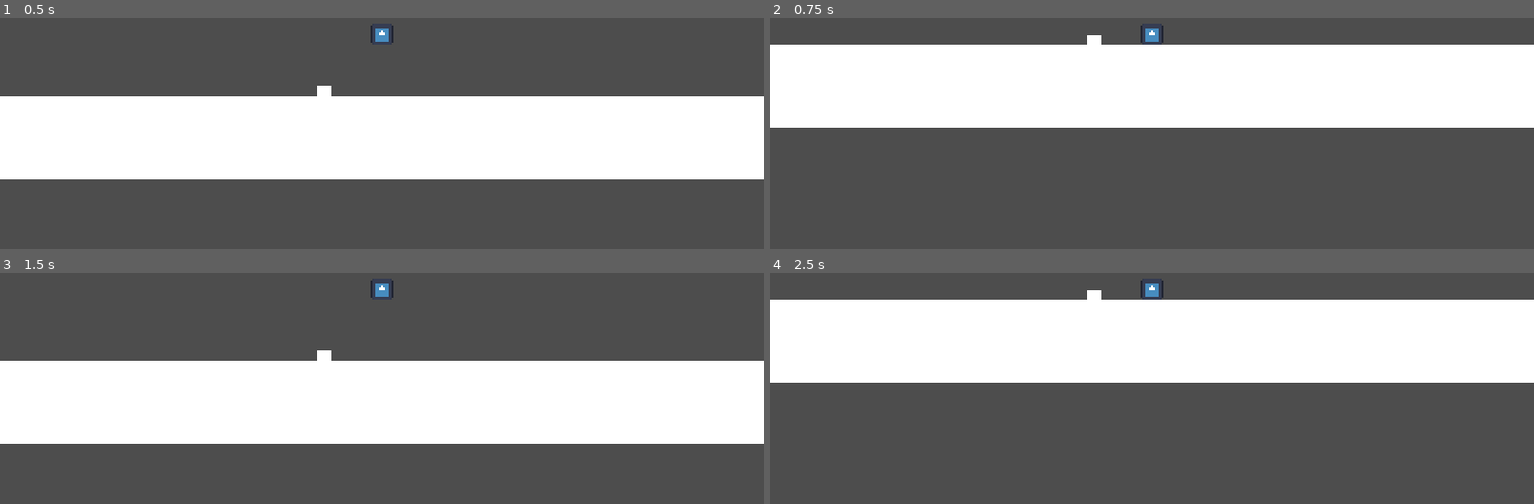
Above: before the commit, frames 1-4 (two rows, left to right).
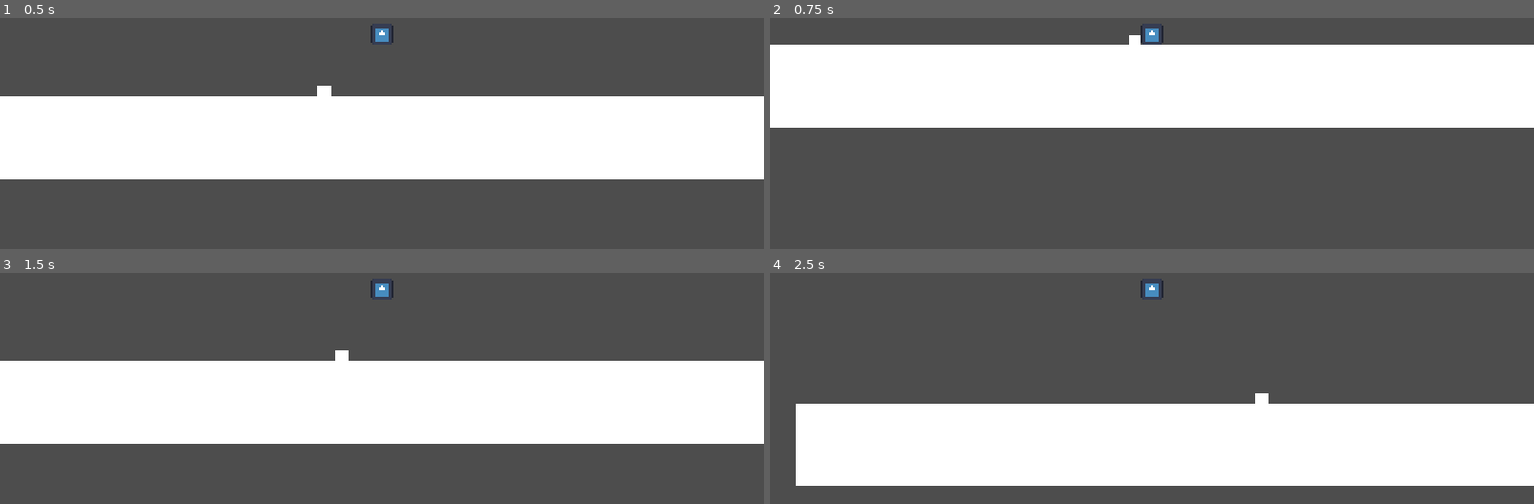
Above: after the commit, the same moments.

Repository: idi0cy/some-platformer
Game: Godot game, scene res://scenes/random_testing.tscn
Same seed, same stepped clock (60 frames per second), same inputs: the game is played once before the commit and once after it. The engine's default icon, where the game draws it, is replaced by a stand-in: a white triangle on a blue panel in a dark square.
Inputs (mouse positions are in pixels of both pictures, inside the frame that each line leads up to):
- Up to frame 1 (0.5 s): no input
- Up to frame 2 (0.75 s): tap Enter at 0.5 s; move the mouse to (outside the picture) at 0.52 s; hold Right from 0.53 s (still down); hold A (a) from 0.53 s (still down); click (outside the picture) at 0.67 s
- Up to frame 3 (1.5 s): keep holding Right; tap Up at 0.77 s; tap D (d) at 0.8, 1.35 s; tap Space (space) at 1.25 s; move the mouse to (229, 309) at 1.27 s; release A (a) at 1.28 s
- Up to frame 4 (2.5 s): tap Up at 1.52 s; tap Space (space) at 1.55, 2.1 s; move the mouse to (outside the picture) at 2.02 s; release Right at 2.03 s; hold Left from 2.03 s (still down); hold A (a) from 2.03 s (still down)

Frame 1 is identical in both runs. In frame 2, 0.1% of the frame differs, in the area x 41-49%, y 7-12%; in frame 3, 0.2%; in frame 4, 70%, in the area x 0-100%, y 7-93%.

Commit message:
left + right movement and double jumps

Diff:
--- a/crucible-of-achlyss/scripts/entities/player.gd
+++ b/crucible-of-achlyss/scripts/entities/player.gd
@@ -3,32 +3,29 @@
 const UP = Vector2(0, -1)
 const speed = 500
 
-var collisionDown = true
-var collisionUp = true
-var collisionLeft = true
-var collisionRight = true
+var doubleJumps = 1
 
-var momentumX : float
-var momentumY : float
+func _ready() -> void:
+	pass
 
-# Called when the node enters the scene tree for the first time.
-func _ready() -> void:
-	momentumX = 0
-	momentumY = 0
-
-
-# Called every frame. 'delta' is the elapsed time since the previous frame.
 func _process(delta: float) -> void:
 	if !(is_on_floor()):
 		velocity += get_gravity() * delta
 	else:
-		if Input.is_action_just_pressed('space'):
-			print('something')
+		doubleJumps = 1
+
+	#region | Handling jumps
+	if (Input.is_action_just_pressed('space')):
+		if (is_on_floor()):
+			velocity.y -= 500
+		elif (doubleJumps > 0):
+			doubleJumps -= 1
+			velocity.y = 0
 			velocity.y -= 500
 
-	if Input.is_action_pressed('a'):
-		print('pressing down a')
-	if Input.is_action_pressed("d"):
-		print('pressing down d')
+	#endregion
+
+	var directionX = Input.get_axis('a', 'd')
+	velocity.x = directionX * speed
 
 	move_and_slide()
